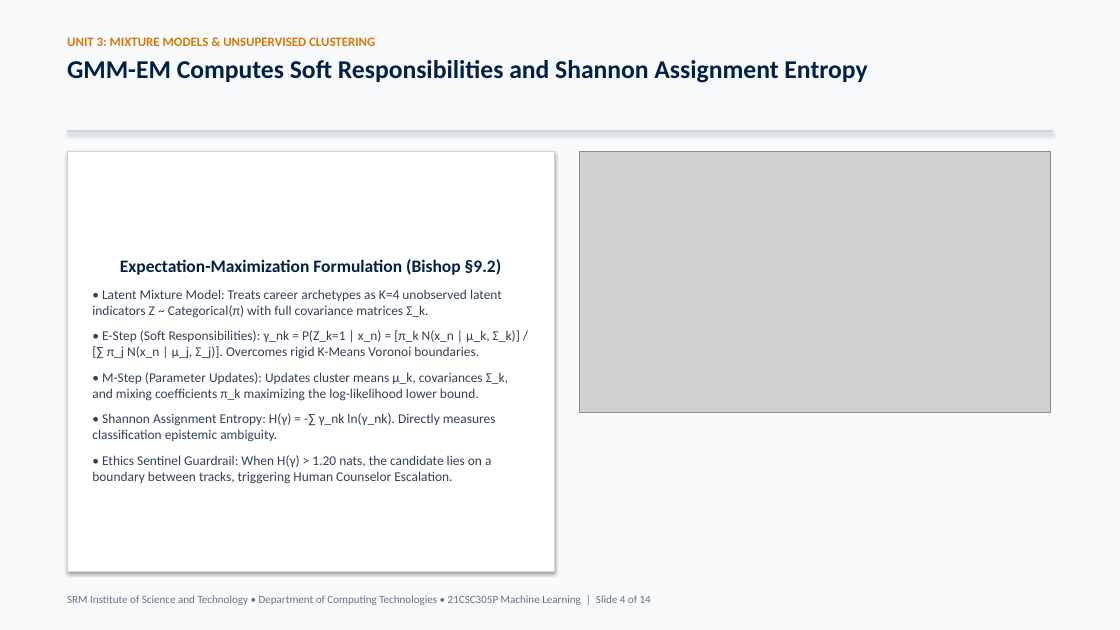
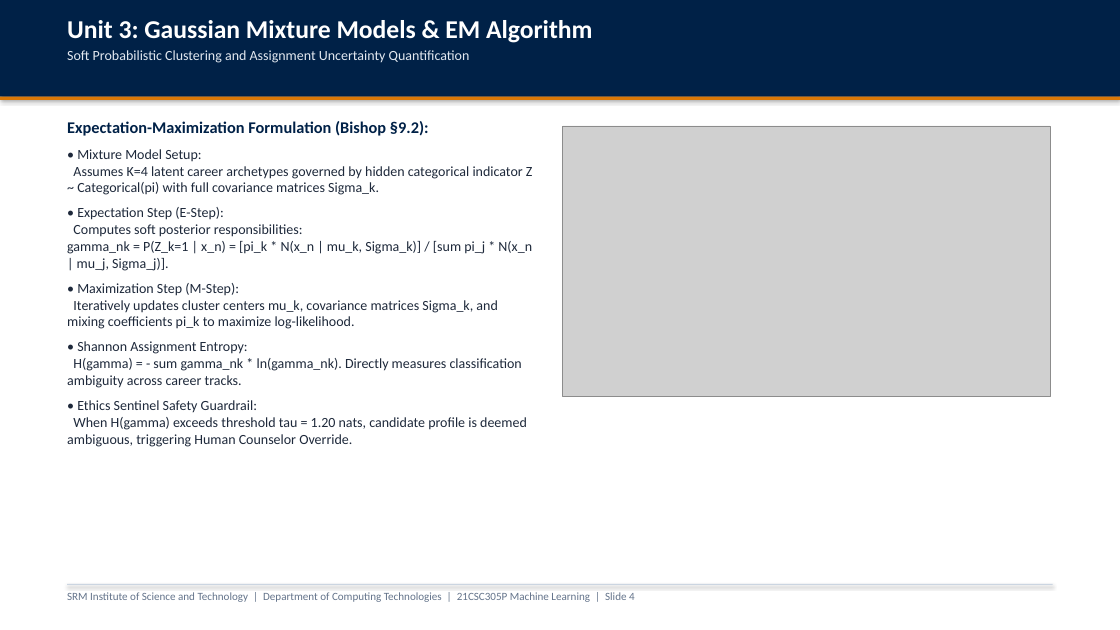
Before and after one commit to parth2024-tech/SRM-21CSC305P-Machine-Learning-Career-Guidance-Debate-Agent, a slide deck: slide 4 of presentation_unit3_unit4_unit5.pptx. Drawn at 1120x630 pixels with LibreOffice and Linux fonts; fonts in the diff are those of the drawing; grey boxes stand for pictures. Boxes give left, top, right and bottom in pixels: in the first picture for what was removed or moved away, otherwise in the second. Text is boxed around its words. In the diff, an @@ line names an element or a change of style, - is before the commit and + after.

```diff
--- a/presentation_unit3_unit4_unit5.pptx
+++ b/presentation_unit3_unit4_unit5.pptx
@@ rectangle at (0, 0, 1120, 630): fill #F8FAFC to #FFFFFF @@
@@ rectangle added at (0, 0, 1120, 97), fill #002147 @@
@@ text at (67, 20, 592, 63): text changed; size 22 to 12 pt; text colour #002147 to #E2E8F0; bold off @@
-UNIT 3: MIXTURE MODELS & UNSUPERVISED CLUSTERING
-GMM-EM Computes Soft Responsibilities and Shannon Assignment Entropy
+Unit 3: Gaussian Mixture Models & EM Algorithm
+Soft Probabilistic Clustering and Assignment Uncertainty Quantification
@@ rectangle: place and size @@
-rectangle at (67, 130, 1053, 133)
+rectangle at (0, 97, 1120, 100)
@@ rectangle at (0, 97, 1120, 100): fill #CBD5E1 to #D97706 @@
@@ text "Expectation-Maximization Formulation (Bishop §9.2):": place and size @@
-text "Expectation-Maximization Formulation (Bishop §9.2):" at (67, 151, 555, 571)
+text "Expectation-Maximization Formulation (Bishop §9.2):" at (67, 121, 533, 447)
@@ text "Expectation-Maximization Formulation (Bishop §9.2):" at (67, 121, 533, 447): vertical alignment middle to top; fill #FFFFFF to none; outline #CBD5E1 0.75 pt to none; shadow off @@
@@ text at (67, 121, 533, 447): text changed; size 11.5 to 12 pt; text colour #334155 to #1E293B @@
-Expectation-Maximization Formulation (Bishop §9.2)
-• Latent Mixture Model: Treats career archetypes as K=4 unobserved latent indicators Z ~ Categorical(π) with full covariance matrices Σ_k.
-• E-Step (Soft Responsibilities): γ_nk = P(Z_k=1 | x_n) = [π_k N(x_n | μ_k, Σ_k)] / [∑ π_j N(x_n | μ_j, Σ_j)]. Overcomes rigid K-Means Voronoi boundaries.
-• M-Step (Parameter Updates): Updates cluster means μ_k, covariances Σ_k, and mixing coefficients π_k maximizing the log-likelihood lower bound.
-• Shannon Assignment Entropy: H(γ) = -∑ γ_nk ln(γ_nk). Directly measures classification epistemic ambiguity.
-• Ethics Sentinel Guardrail: When H(γ) > 1.20 nats, the candidate lies on a boundary between tracks, triggering Human Counselor Escalation.
+Expectation-Maximization Formulation (Bishop §9.2):
+• Mixture Model Setup:
+Assumes K=4 latent career archetypes governed by hidden categorical indicator Z ~ Categorical(pi) with full covariance matrices Sigma_k.
+• Expectation Step (E-Step):
+Computes soft posterior responsibilities:
+gamma_nk = P(Z_k=1 | x_n) = [pi_k * N(x_n | mu_k, Sigma_k)] / [sum pi_j * N(x_n | mu_j, Sigma_j)].
+• Maximization Step (M-Step):
+Iteratively updates cluster centers mu_k, covariance matrices Sigma_k, and mixing coefficients pi_k to maximize log-likelihood.
+• Shannon Assignment Entropy:
+H(gamma) = - sum gamma_nk * ln(gamma_nk). Directly measures classification ambiguity across career tracks.
+• Ethics Sentinel Safety Guardrail:
+When H(gamma) exceeds threshold tau = 1.20 nats, candidate profile is deemed ambiguous, triggering Human Counselor Override.
@@ picture: place and size @@
-picture at (580, 151, 1050, 413)
+picture at (563, 126, 1050, 397)
@@ text at (67, 592, 635, 602): text changed @@
-SRM Institute of Science and Technology • Department of Computing Technologies • 21CSC305P Machine Learning | Slide 4 of 14
+SRM Institute of Science and Technology | Department of Computing Technologies | 21CSC305P Machine Learning | Slide 4
@@ rectangle added at (67, 584, 1053, 585), fill #CBD5E1 @@
```
Also in this commit, not shown: 13 other slides changed, 2 other files.
